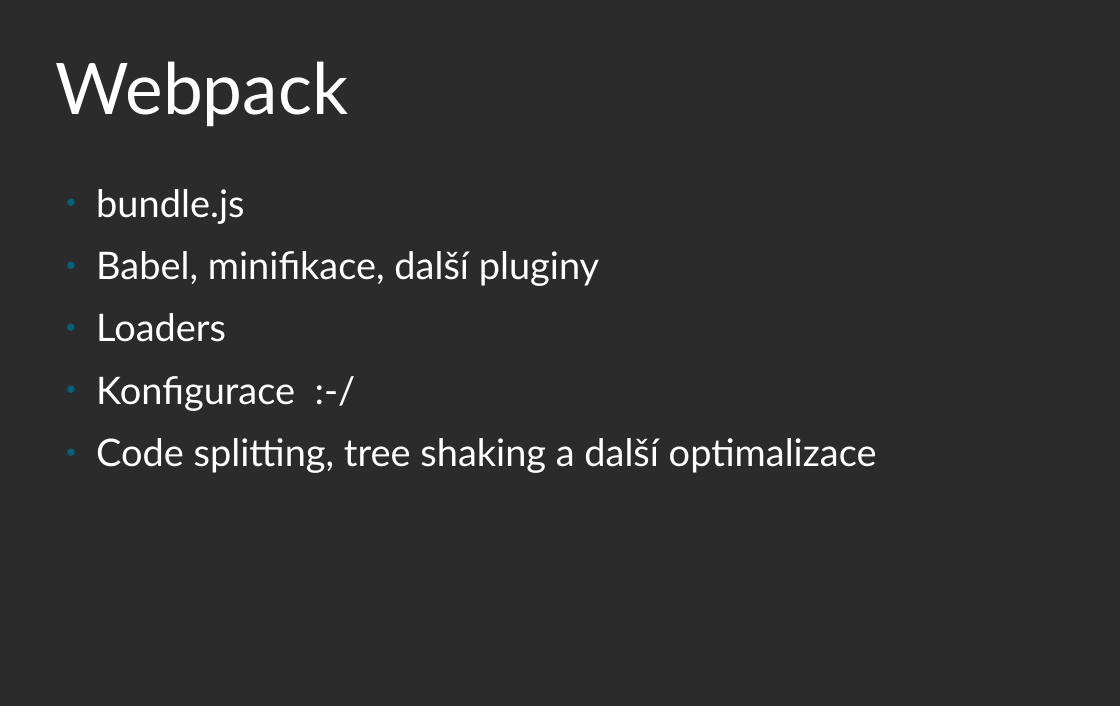
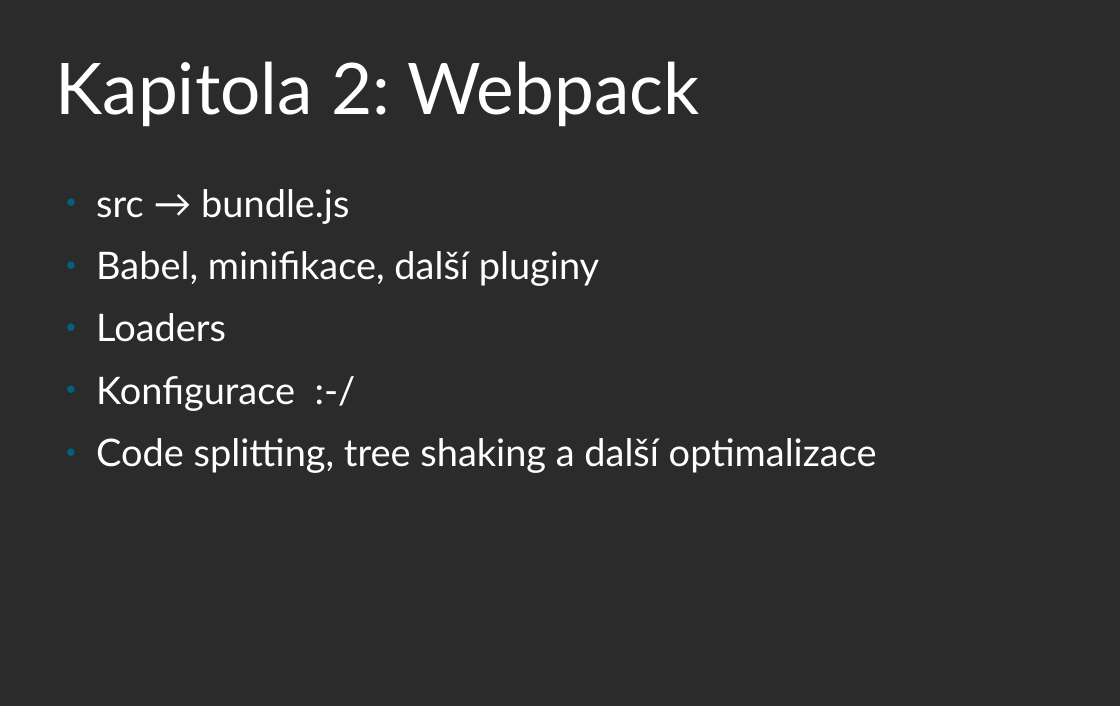
Before and after one commit to martinhrncir/starter, a slide deck: slide 8 of src/presentation/prezentace.odp. Drawn at 1120x706 pixels with LibreOffice and Linux fonts; fonts in the diff are those of the drawing; background and template pictures are left out; a plain dark background stands for a picture behind light text. Boxes give left, top, right and bottom in pixels: in the first picture for what was removed or moved away, otherwise in the second. Text is boxed around its words. In the diff, an @@ line names an element or a change of style, - is before the commit and + after.

```diff
--- a/src/presentation/prezentace.odp
+++ b/src/presentation/prezentace.odp
@@ title at box(56, 61, 699, 127): text changed @@
-Webpack
+Kapitola 2: Webpack
@@ text at box(96, 189, 349, 224): text changed @@
-● bundle.js
+● src → bundle.js
```
Also in this commit, not shown: 5 other slides changed, 2 slides added, 18 other files.
